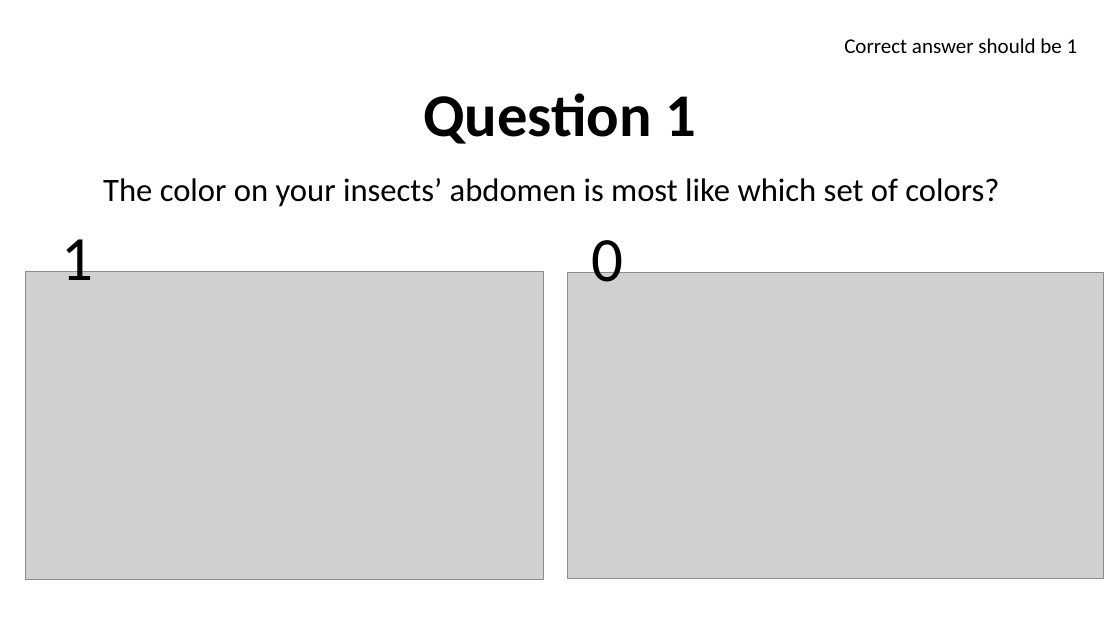
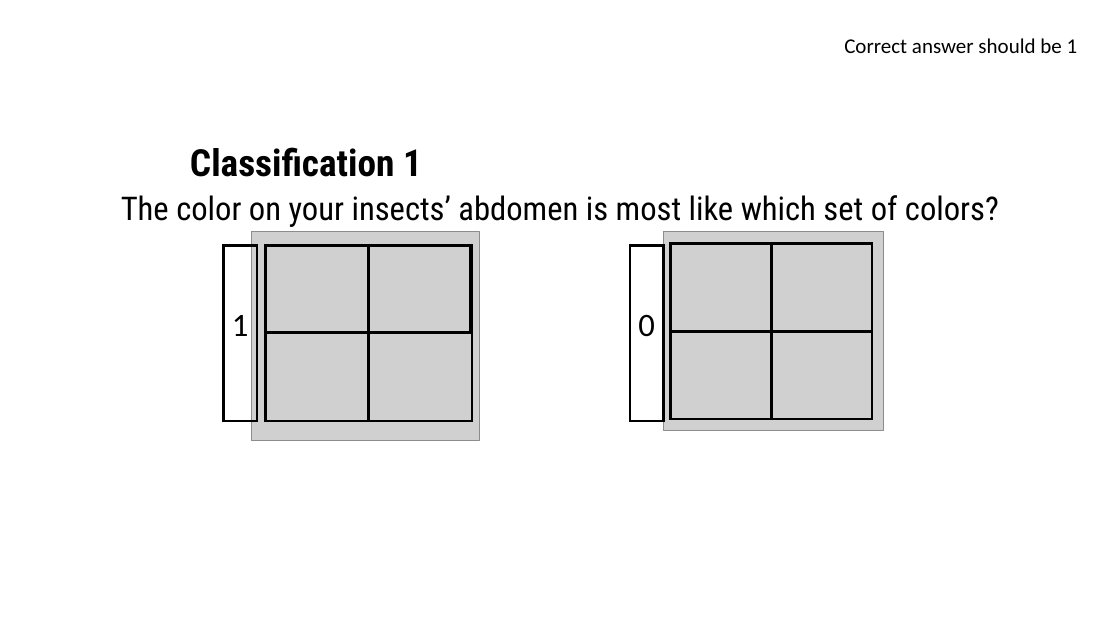
Before and after one commit to Hannarea/Hornet-Project, a slide deck: slide 1 of Classification Questions.pptx. Drawn at 1120x630 pixels with LibreOffice and Linux fonts; fonts in the diff are those of the drawing; grey boxes stand for pictures. Boxes give left, top, right and bottom in pixels: in the first picture for what was removed or moved away, otherwise in the second. Text is boxed around its words. In the diff, an @@ line names an element or a change of style, - is before the commit and + after.

```diff
--- a/Classification Questions.pptx
+++ b/Classification Questions.pptx
@@ title at (190,147,422,177): text changed; size 52 to 32 pt; font Calibri to Roboto Condensed @@
-Question 1
+Classification 1
@@ text "The color on your insects’ ...": place and size @@
-text "The color on your insects’ ..." at (103,178,999,207)
+text "The color on your insects’ ..." at (121,195,999,227)
@@ text "The color on your insects’ ..." at (121,195,999,227): font Calibri to Roboto Condensed @@
@@ picture: place and size @@
-picture at (26,271,544,579)
+picture at (252,232,480,440)
@@ picture: place and size @@
-picture at (568,272,1103,579)
+picture at (664,232,884,431)
@@ rectangle added at (223,245,257,421), outline #000000 2.25 pt @@
@@ rectangle added at (266,245,472,421), outline #000000 2.25 pt @@
@@ rectangle added at (266,245,368,421), outline #000000 2.25 pt @@
@@ rectangle added at (266,245,471,333), outline #000000 2.25 pt @@
@@ rectangle added at (630,245,664,421), outline #000000 2.25 pt @@
@@ rectangle added at (670,244,872,419), outline #000000 2.25 pt @@
@@ rectangle added at (670,245,872,332), outline #000000 2.25 pt @@
@@ rectangle added at (671,244,771,419), outline #000000 2.25 pt @@
@@ text "1": place and size @@
-text "1" at (61,239,93,295)
+text "1" at (232,315,249,336)
@@ text "1" at (232,315,249,336): size 54 to 28 pt @@
@@ text "0" at (638,314,655,337): size 54 to 28 pt @@
@@ text "0": place and size @@
-text "0" at (592,228,624,282)
+text "0" at (638,314,655,337)
```
Also in this commit, not shown: 1 other slide changed, 2 slides added, 1 other file.
